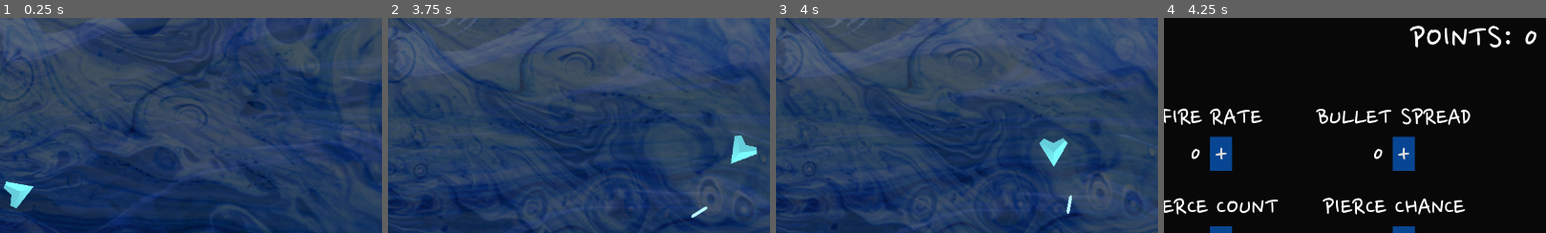
Above: before the commit, frames 1-4 (left to right).
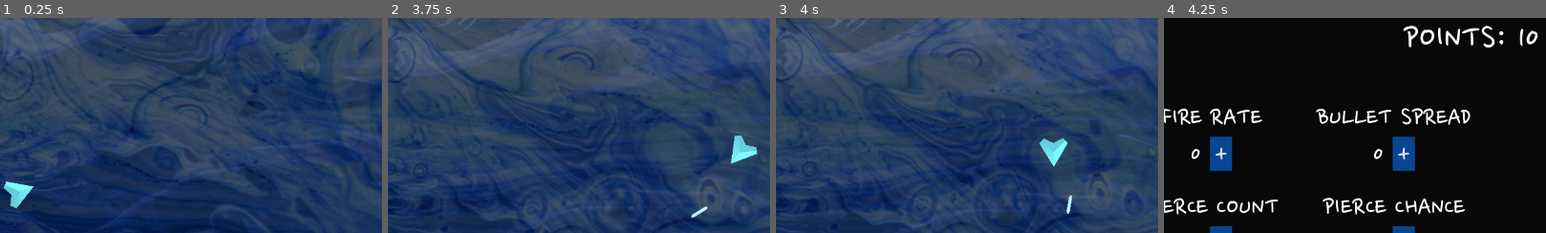
Above: after the commit, the same moments.

Repository: daredakke/sea-life
Game: Godot game, scene res://scenes/main.tscn
The game is run twice, just before and just after one commit, with the same random seed, the same clock (stepped at 60 frames per second) and the same inputs.
Inputs (mouse positions are % of the whole screen's width and height, from its top left):
- Up to frame 1 (0.25 s): no input
- Up to frame 2 (3.75 s): move the mouse to (72, 45) at 0.52 s; press the mouse at (72, 45) at 0.53 s; hold D (right) 0.53-1.28 s; move the mouse to (30, 55) at 1.27 s; release the mouse at (30, 55) at 1.28 s; hold S (down) 1.28-2.03 s; click (30, 55) at 1.35 s; move the mouse to (60, 28) at 2.02 s; press the mouse at (60, 28) at 2.03 s; hold D (right) 2.03-2.78 s; move the mouse to (45, 70) at 2.77 s; release the mouse at (45, 70) at 2.78 s; hold W (up) 2.78-3.53 s; click (45, 70) at 2.85 s; move the mouse to (80, 65) at 3.52 s; press the mouse at (80, 65) at 3.53 s; hold A (left) from 3.53 s (still down)
- Up to frame 3 (4 s): keep holding A (left)
- Up to frame 4 (4.25 s): keep holding A (left); tap Tab (DEBUG_stats) at 4.15 s
The pictures show only the part of the screen within x 44-94%, y 12-62%; the shares and areas given below are measured in that part.

Frames 1-3 are identical in both runs. In frame 4, 1.5% of the frame differs, in the area x 62-98%, y 3-14%.

Commit message:
Stats screen close button

Diff:
--- a/scenes/stats.tscn
+++ b/scenes/stats.tscn
@@ -278,3 +278,4 @@
 [connection signal="pressed" from="OuterMargin/Panel/ControlsMargin/StatGrid/SpeedVBox/StatHBox/SpeedButton" to="." method="_on_speed_button_pressed"]
 [connection signal="pressed" from="OuterMargin/Panel/ControlsMargin/StatGrid/PierceCountVBox/StatHBox/PierceCountButton" to="." method="_on_pierce_count_button_pressed"]
 [connection signal="pressed" from="OuterMargin/Panel/ControlsMargin/StatGrid/PierceChanceVBox/StatHBox/PierceChanceButton" to="." method="_on_pierce_chance_button_pressed"]
+[connection signal="pressed" from="OuterMargin/Panel/CloseMargin/CloseButton" to="." method="_on_close_button_pressed"]
--- a/scripts/main.gd
+++ b/scripts/main.gd
@@ -17,16 +17,21 @@
 
 func _ready() -> void:
 	player.fire_bullet.connect(_on_fire_bullet)
+	stats.close_stats_screen.connect(toggle_stats_screen)
 
 
 func _process(delta: float) -> void:
 	if Input.is_action_just_pressed("DEBUG_stats"):
-		stats.toggle_visibility()
+		toggle_stats_screen()
 
-		if player.is_processing():
-			player.set_process(false)
-		else:
-			player.set_process(true)
+
+func toggle_stats_screen() -> void:
+	stats.toggle_visibility()
+
+	if player.is_processing():
+		player.set_process(false)
+	else:
+		player.set_process(true)
 
 
 func _on_fire_bullet(pos: Vector2, direction: Vector2) -> void:
--- a/scripts/stats.gd
+++ b/scripts/stats.gd
@@ -2,6 +2,7 @@
 extends Control
 
 signal stat_increased(value: int, stat: int)
+signal close_stats_screen
 
 const MAX_POINTS: int = 999
 const MAX_STAT_VALUE: int = 10
@@ -32,6 +33,7 @@
 var points: int:
 	set(new_value):
 		points = clamp(new_value, 0, MAX_POINTS)
+		points_label.text = points_text
 
 		if points == 0:
 			disable_buttons()
@@ -44,7 +46,6 @@
 
 
 func _ready() -> void:
-	points_label.text = points_text
 	points = 10
 
 	self.hide()
@@ -73,6 +74,15 @@
 	speed_button.disabled = false
 	pierce_count_button.disabled = false
 	pierce_chance_button.disabled = false
+
+
+func reset_points() -> void:
+	power_label.text = "0"
+	fire_rate_label.text = "0"
+	spread_label.text = "0"
+	speed_label.text = "0"
+	pierce_count_label.text = "0"
+	pierce_chance_label.text = "0"
 
 
 func spend_point() -> void:
@@ -110,3 +120,7 @@
 
 func _on_pierce_chance_button_pressed() -> void:
 	increase_stat(pierce_chance_label, Stat.PIERCE_CHANCE)
+
+
+func _on_close_button_pressed() -> void:
+	self.close_stats_screen.emit()
